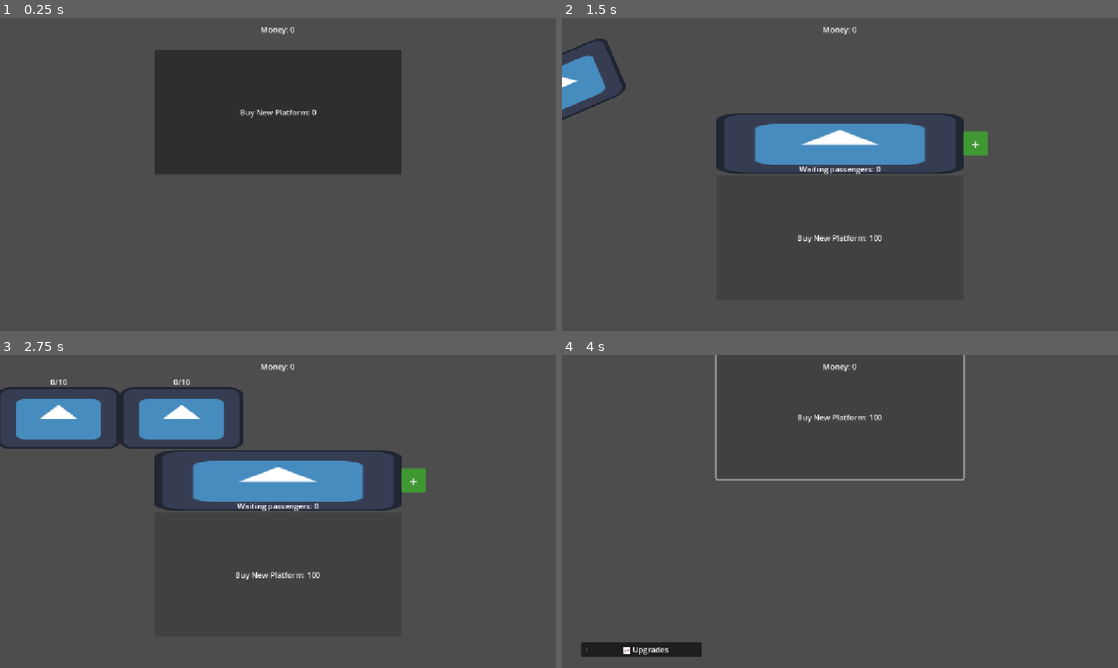
Above: before the commit, frames 1-4 (two rows, left to right).
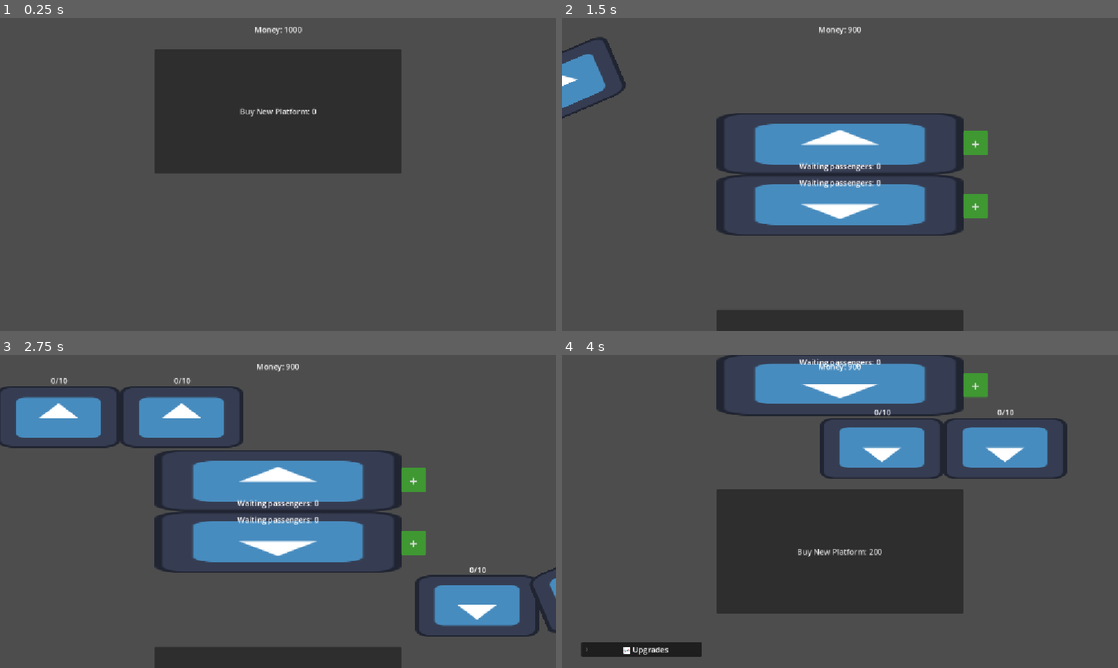
Above: after the commit, the same moments.

Repository: iamagoodperson-yay/rail-clicker
Game: Godot game, scene res://scenes/main.tscn
The game is run twice, just before and just after one commit, with the same random seed, the same clock (stepped at 60 frames per second) and the same inputs. The engine's default icon, where the game draws it, is replaced by a stand-in: a white triangle on a blue panel in a dark square.
Inputs (mouse positions are in pixels of both pictures, inside the frame that each line leads up to):
- Up to frame 1 (0.25 s): no input
- Up to frame 2 (1.5 s): click "Buy New Platform: 0" at 0.5 s; click "Buy New Platform: 100" at 1.25 s
- Up to frame 3 (2.75 s): click (278, 574) at 2 s, where only the run before the commit has a clickable "Buy New Platform: 100"
- Up to frame 4 (4 s): tap Enter at 2.75 s; move the mouse to (840, 480) at 2.77 s; hold Right 2.78-3.53 s; tap Alt at 2.85 s; click (840, 480) at 2.92 s; move the mouse to (728, 527) at 3.52 s; hold Down (ui_down) from 3.53 s (still down); tap Shift at 3.6 s

The runs differ from the first frame. In frame 1, 0.4% of the frame differs, in the area x 27-73%, y 2-32%; in frame 2, 9.2%; in frame 3, 13%; in frame 4, 28%, in the area x 27-91%, y 0-83%.

Commit message:
platforms get added as island platforms

Diff:
--- a/scenes/platform.tscn
+++ b/scenes/platform.tscn
@@ -6,9 +6,9 @@
 [ext_resource type="PackedScene" uid="uid://c6wjjnoasaug1" path="res://scenes/train.tscn" id="3_1oqhx"]
 
 [sub_resource type="NavigationPolygon" id="NavigationPolygon_jyhfs"]
-vertices = PackedVector2Array(828, 318, 325.03906, 318, 325.96094, 79, 828, 79)
+vertices = PackedVector2Array(255, 130, -255, 130, -255, -114, 255, -114)
 polygons = Array[PackedInt32Array]([PackedInt32Array(0, 1, 2, 3)])
-outlines = Array[PackedVector2Array]([PackedVector2Array(315, 328, 838, 328, 838, 69, 316, 69)])
+outlines = Array[PackedVector2Array]([PackedVector2Array(-265.00003, 139.99995, 264.99997, 140.00005, 265.00003, -123.999954, -264.99997, -124.000046)])
 
 [sub_resource type="RectangleShape2D" id="RectangleShape2D_d3t8h"]
 size = Vector2(512, 128)
@@ -31,13 +31,12 @@
 script = ExtResource("1_u7qrw")
 
 [node name="NavigationRegion2D" type="NavigationRegion2D" parent="." unique_id=312990249]
-position = Vector2(-576, -324)
 navigation_polygon = SubResource("NavigationPolygon_jyhfs")
 
 [node name="PlatformArea" type="Area2D" parent="NavigationRegion2D" unique_id=1393194558]
-position = Vector2(576, 260)
+position = Vector2(0, 66)
 
-[node name="Platform" type="Sprite2D" parent="NavigationRegion2D/PlatformArea" unique_id=1875020535]
+[node name="Train" type="Sprite2D" parent="NavigationRegion2D/PlatformArea" unique_id=1875020535]
 scale = Vector2(4, 1)
 texture = ExtResource("1_r8v6l")
 
@@ -45,17 +44,20 @@
 shape = SubResource("RectangleShape2D_d3t8h")
 
 [node name="PassengersContainer" type="Node2D" parent="NavigationRegion2D" unique_id=906272310]
+position = Vector2(0, 66)
 script = ExtResource("2_pvkk7")
 
 [node name="TrainContainer" type="Node2D" parent="NavigationRegion2D" unique_id=470225025]
-position = Vector2(-324, 131)
+position = Vector2(0, 65)
 
 [node name="Path2D" parent="NavigationRegion2D/TrainContainer" unique_id=1865679941 instance=ExtResource("3_1oqhx")]
+position = Vector2(-900, -131)
 
 [node name="PassengerLabel" type="Label" parent="." unique_id=1908194990]
 offset_left = -89.0
-offset_top = -23.0
+offset_top = 101.0
 offset_right = 90.0
+offset_bottom = 124.0
 text = "Waiting passengers: XX"
 horizontal_alignment = 1
 
@@ -66,9 +68,9 @@
 anchor_right = 0.5
 anchor_bottom = 0.5
 offset_left = 256.0
-offset_top = -89.0
+offset_top = 40.0
 offset_right = 306.0
-offset_bottom = -39.0
+offset_bottom = 90.0
 grow_horizontal = 2
 grow_vertical = 2
 theme = SubResource("Theme_n1ckp")
@@ -78,18 +80,20 @@
 
 [node name="SelectedLabel" type="Label" parent="." unique_id=834909423]
 offset_left = -22.0
-offset_top = -112.0
+offset_top = 17.0
 offset_right = 22.0
-offset_bottom = -55.243244
+offset_bottom = 73.75676
 theme_override_font_sizes/font_size = 40
 text = "📍"
 
 [node name="BuyBtnControl" type="Control" parent="." unique_id=1747158418]
+visible = false
 layout_mode = 3
 anchors_preset = 0
 offset_left = -256.0
-offset_top = -258.0
+offset_top = -130.0
 offset_right = 256.0
+offset_bottom = 128.0
 
 [node name="BuyButton" type="Button" parent="BuyBtnControl" unique_id=1465724645]
 layout_mode = 1
--- a/scenes/train.tscn
+++ b/scenes/train.tscn
@@ -4,6 +4,8 @@
 [ext_resource type="Texture2D" uid="uid://cgcqmtok1vfwm" path="res://icon.svg" id="2_d43s7"]
 [ext_resource type="Script" uid="uid://cffqcpdrdv5vo" path="res://scripts/train_area_2d.gd" id="3_6b7q7"]
 [ext_resource type="Script" uid="uid://enfy3c83003y" path="res://scripts/follow_train_path.gd" id="4_muh0j"]
+
+[sub_resource type="ShaderMaterial" id="ShaderMaterial_o6xl0"]
 
 [sub_resource type="Curve2D" id="Curve2D_sugp2"]
 _data = {
@@ -15,6 +17,7 @@
 size = Vector2(238.00125, 77.99609)
 
 [node name="Path2D" type="Path2D" unique_id=1865679941]
+material = SubResource("ShaderMaterial_o6xl0")
 curve = SubResource("Curve2D_sugp2")
 
 [node name="PathFollow2D" type="PathFollow2D" parent="." unique_id=1926359726]
@@ -27,10 +30,15 @@
 scale = Vector2(2, 1)
 texture = ExtResource("2_d43s7")
 
-[node name="Label" type="Label" parent="PathFollow2D" unique_id=276590280]
-offset_left = -25.0
+[node name="Control" type="Control" parent="PathFollow2D" unique_id=1746536662]
+layout_mode = 3
+anchors_preset = 0
+
+[node name="Label" type="Label" parent="PathFollow2D/Control" unique_id=1442841492]
+layout_mode = 0
+offset_left = -24.481628
 offset_top = -87.0
-offset_right = 25.0
+offset_right = 25.518372
 offset_bottom = -64.0
 text = "X/X"
 horizontal_alignment = 1
@@ -54,10 +62,15 @@
 scale = Vector2(2, 1)
 texture = ExtResource("2_d43s7")
 
-[node name="Label" type="Label" parent="PathFollow2D2" unique_id=425438206]
-offset_left = -25.0
+[node name="Control" type="Control" parent="PathFollow2D2" unique_id=1033034351]
+layout_mode = 3
+anchors_preset = 0
+
+[node name="Label" type="Label" parent="PathFollow2D2/Control" unique_id=1441794121]
+layout_mode = 0
+offset_left = -24.481628
 offset_top = -87.0
-offset_right = 25.0
+offset_right = 25.518372
 offset_bottom = -64.0
 text = "X/X"
 horizontal_alignment = 1
--- a/scripts/event.gd
+++ b/scripts/event.gd
@@ -21,7 +21,7 @@
 		get:
 			return roundi(base_cost * pow(multiplier, level))
 
-var money = 0
+var money = 1000
 var active_plat = 0
 var first_select = false
 var curr_select: Node
--- a/scripts/follow_train_path.gd
+++ b/scripts/follow_train_path.gd
@@ -1,13 +1,17 @@
 extends PathFollow2D
 
+@onready var control = $Control
+@onready var label = $"Control/Label"
 @onready var plat_node = $"../../../.."
 @export var leading: PathFollow2D
+
 var distance_behind = 255.0
-
-@onready var label = $Label
+var flipped = false
 
 func _process(delta: float) -> void:
 	label.text = '%s/%s' % [plat_node.train_passengers, int(plat_node.train_capacity.amt)]
+	if flipped:
+		control.rotation = PI
 	if leading.progress_ratio == 1.0:
 		if progress_ratio >= 1.0:
 			progress_ratio = 1.0
--- a/scripts/leading_train_path.gd
+++ b/scripts/leading_train_path.gd
@@ -1,6 +1,7 @@
 extends PathFollow2D
 
-@onready var label = $Label
+@onready var control = $Control
+@onready var label = $"Control/Label"
 @onready var path2d = get_parent()
 @onready var plat_node = $"../../../.."
 
@@ -13,6 +14,8 @@
 var state = "c"
 var accel_dist = (max_speed * max_speed) / (2 * acceleration)
 
+var flipped = false
+
 func _ready():
 	children = path2d.get_child_count()
 	stop_point = 0.5 + (0.1370 * (children - 1.0)/2.0)
@@ -22,6 +25,8 @@
 	if plat_node.active:
 		label.text = '%s/%s' % [plat_node.train_passengers, int(plat_node.train_capacity.amt)]
 		linear_progress(delta)
+		if flipped:
+			control.rotation = PI
 
 func linear_progress(delta) -> void:
 	match state:
--- a/scripts/platform.gd
+++ b/scripts/platform.gd
@@ -6,6 +6,7 @@
 @onready var selected_label = $SelectedLabel
 @onready var buy_btn_control = $BuyBtnControl
 @onready var buy_btn = $'BuyBtnControl/BuyButton'
+@onready var path2d = $"NavigationRegion2D/TrainContainer/Path2D"
 
 var active = false
 var cost = 0
@@ -34,12 +35,20 @@
 	fare.base_amt = 1.0
 	fare.amt_inc = 0.2
 
-func activate():
+func activate(flip: bool):
 	active = true
+
 	nav_region.visible = true
 	pass_label.visible = true
 	add_btn.visible = true
 	buy_btn_control.visible = false
+	if flip:
+		nav_region.rotation = PI
+		pass_label.position.y -= 226
+		add_btn.position.y -= 130
+		selected_label.position.y -= 130
+		for path_follow in path2d.get_children():
+			path_follow.flipped = true
 
 func _on_platform_area_input_event(_viewport: Node, event: InputEvent, _shape_idx: int) -> void:
 	if event is InputEventMouseButton:
@@ -50,8 +59,9 @@
 func _on_buy_button_pressed() -> void:
 	if Event.money >= cost:
 		Event.active_plat += 1
-		activate()
+		Event.money -= cost
+		activate(Event.active_plat % 2 == 0)
 
-func _process(delta: float) -> void:
+func _process(_delta: float) -> void:
 	pass_label.text = 'Waiting passengers: %s' % passenger_count
 	buy_btn.text = 'Buy New Platform: %s' % cost
--- a/scripts/platforms_container.gd
+++ b/scripts/platforms_container.gd
@@ -1,8 +1,9 @@
 extends Node2D
 
 const plat_scene = preload("res://scenes/platform.tscn")
-const center = Vector2(576.0, 324.0)
-const offset = Vector2(0.0, 260.0)
+const center = Vector2(576.0, 194.0)
+const spacing = Vector2(0.0, 260.0)
+const train_gap = Vector2(0.0, 20.0)
 
 func _ready() -> void:
 	var platform = plat_scene.instantiate()
@@ -12,7 +13,7 @@
 func add_new_platform():
 	var platform = plat_scene.instantiate()
 	var plat_count = get_child_count()
-	platform.position = center + offset * plat_count
+	platform.position = center + spacing * plat_count + train_gap * floori(plat_count / 2)
 	platform.cost = roundi(100 * pow(2, plat_count-1))
 	add_child(platform)
 
